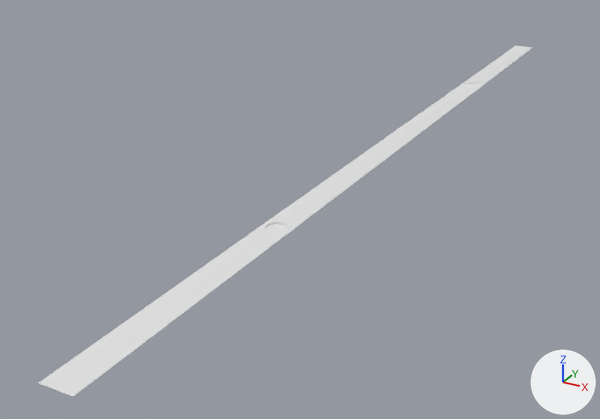
Before and after pictures for a commit that changed the Blender file Assets/Blender/Dock.blend.
Camera for both pictures: a 50 mm lens placed at (46.6, -116.5, 42.5), pointed at (-11.3, -11.2, -10.1). The lights are fixed; the arrows at lower right show +X, +Y and +Z.
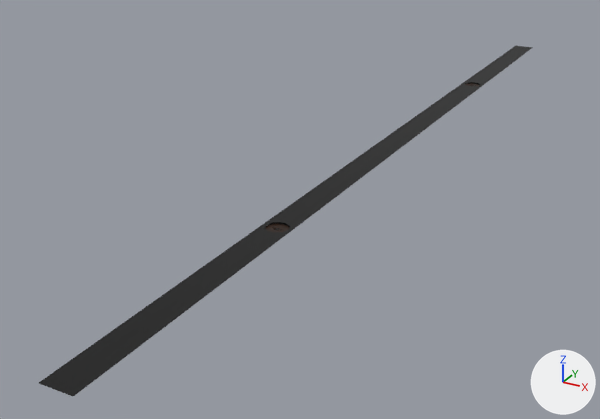
Patch to the scene script:
```diff
--- a/Assets/Blender/Dock.blend.py
+++ b/Assets/Blender/Dock.blend.py
@@ me_plane @@
 # verts and faces of me_plane; kept vertices keep their numbers, new ones are numbered from 72
-me_plane.from_pydata(...)  # 72 vertices, 37 faces; spans x -2.0..2.0, y -75.0..0.0, z -0.2..0.0
+me_plane.from_pydata(...)  # 84 vertices, 45 faces; spans x -2.0..2.0, y -75.0..0.0, z -0.2..0.0
+# me_plane part 1
+delete_faces([(8, 70, 68, 66, 64, 62, 60, 58, 56, 54, 52, 50, 48, 46, 44, 42, 40, 38, 36, 34, 32, 30, 28, 26, 24, 22, 20, 18, 16, 14, 12, 10)])
+verts[72] = (-0.2, -37.9, -0.2)  # pixel (274, 229)
+verts[73] = (0.7, -37.4, -0.2)  # pixel (282, 230)
+verts[74] = (0.0, -37.5, -0.2)  # pixel (277, 229)
+verts[75] = (0.1, -37.2, -0.2)  # pixel (279, 228)
+verts[76] = (-0.8, -37.5, -0.2)  # pixel (271, 227)
+verts[77] = (-0.1, -37.5, -0.2)  # pixel (276, 228)
+verts[78] = (-0.2, -37.9, -0.2)  # pixel (274, 229)
+verts[79] = (0.7, -37.4, -0.2)  # pixel (282, 229)
+verts[80] = (0.0, -37.5, -0.2)  # pixel (277, 228)
+verts[81] = (0.1, -37.2, -0.2)  # pixel (279, 228)
+verts[82] = (-0.8, -37.5, -0.2)  # pixel (271, 227)
+verts[83] = (-0.1, -37.5, -0.2)  # pixel (276, 228)
+faces += [(8, 70, 68, 66, 64, 62, 60, 58, 56, 54, 76, 75, 74, 73, 22, 20, 18, 16, 14, 12, 10), (22, 73, 72, 77, 76, 54, 52, 50, 48, 46, 44, 42, 40, 38, 36, 34, 32, 30, 28, 26, 24)]  # mat_material_001 (black #271100)
+faces += [(76, 77, 83, 82), (78, 79, 80, 81, 82, 83), (74, 75, 81, 80), (72, 73, 79, 78), (72, 78, 83, 77), (75, 76, 82, 81)]  # mat_material_002 (black #000000)
+faces += [(73, 74, 80, 79)]  # mat_material_002 (black #000000)
+# me_plane part 2: 36 faces spanning x -2.0..2.0, y -75.0..0.0, z -0.2..0.0 switch from no material to mat_material_002 (black #000000)
+me_plane.materials.append(mat_material_001)  # black #271100
```

Pixel boxes (x1, y1, x2, y2) of what changed, in the pictures (600 x 419 px):
part 1 of me_plane, built on
    both: (265, 83, 480, 232)
part 2 of me_plane, recoloured (white to black)
    both: (39, 46, 533, 396)
